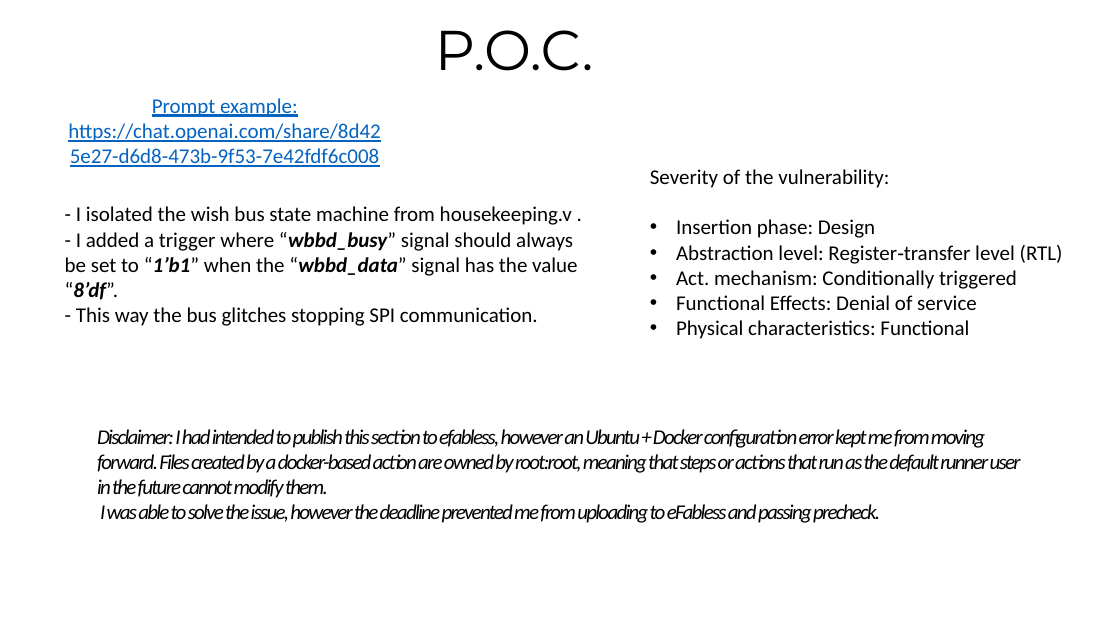
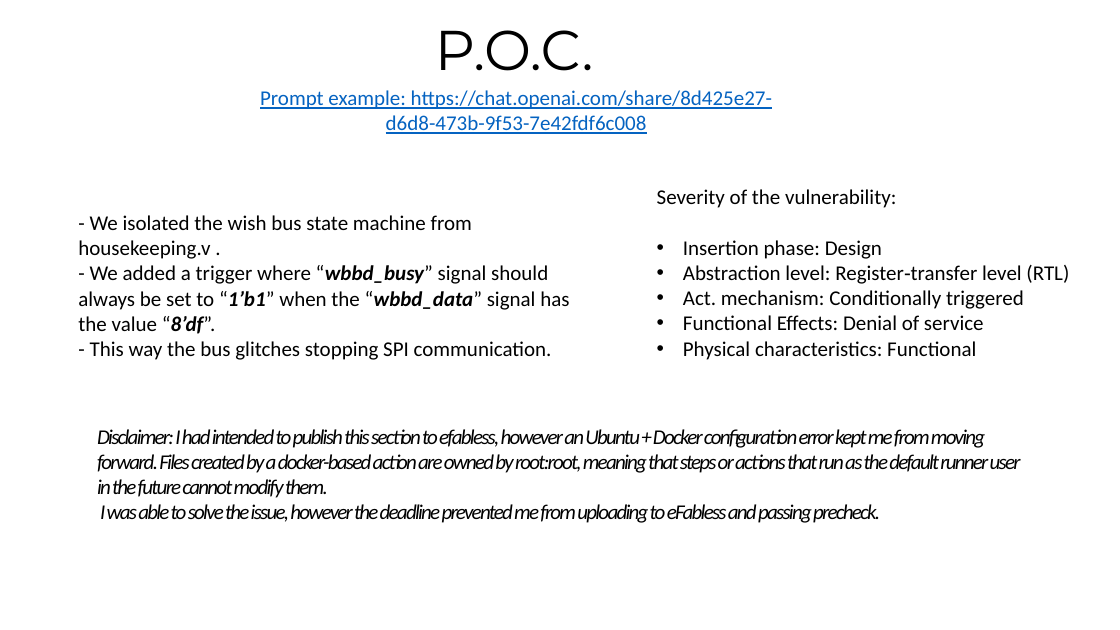
Before and after one commit to Lefteris-B/SystemsGenesis_CSAW2023, a slide deck: slide 17 of presentation/Full results presentation.pptx. Drawn at 1120x630 pixels with LibreOffice and Linux fonts; fonts in the diff are those of the drawing. Boxes give left, top, right and bottom in pixels: in the first picture for what was removed or moved away, otherwise in the second. Text is boxed around its words. In the diff, an @@ line names an element or a change of style, - is before the commit and + after.

```diff
--- a/presentation/Full results presentation.pptx
+++ b/presentation/Full results presentation.pptx
@@ text "Prompt example: https://chat.openai.com/share/8d425e27-d6d8- ..." rewrapped from (x1=68, y1=98, x2=381, y2=167) to (x1=260, y1=90, x2=772, y2=134) @@
@@ text "- We isolated the wish ..." moved from (x1=65, y1=206, x2=578, y2=326) to (x1=78, y1=215, x2=569, y2=360) @@
@@ text "Severity of the vulnerability:" moved from (x1=650, y1=169, x2=1063, y2=339) to (x1=657, y1=189, x2=1069, y2=360) @@
@@ text at (x1=78, y1=215, x2=569, y2=334): text changed @@
-- I isolated the wish bus state machine from housekeeping.v .
-- I added a trigger where “wbbd_busy” signal should always be set to “1’b1” when the “wbbd_data” signal has the value “8’df”.
+- We isolated the wish bus state machine from housekeeping.v .
+- We added a trigger where “wbbd_busy” signal should always be set to “1’b1” when the “wbbd_data” signal has the value “8’df”.
```
Also in this commit, not shown: 2 other files.
